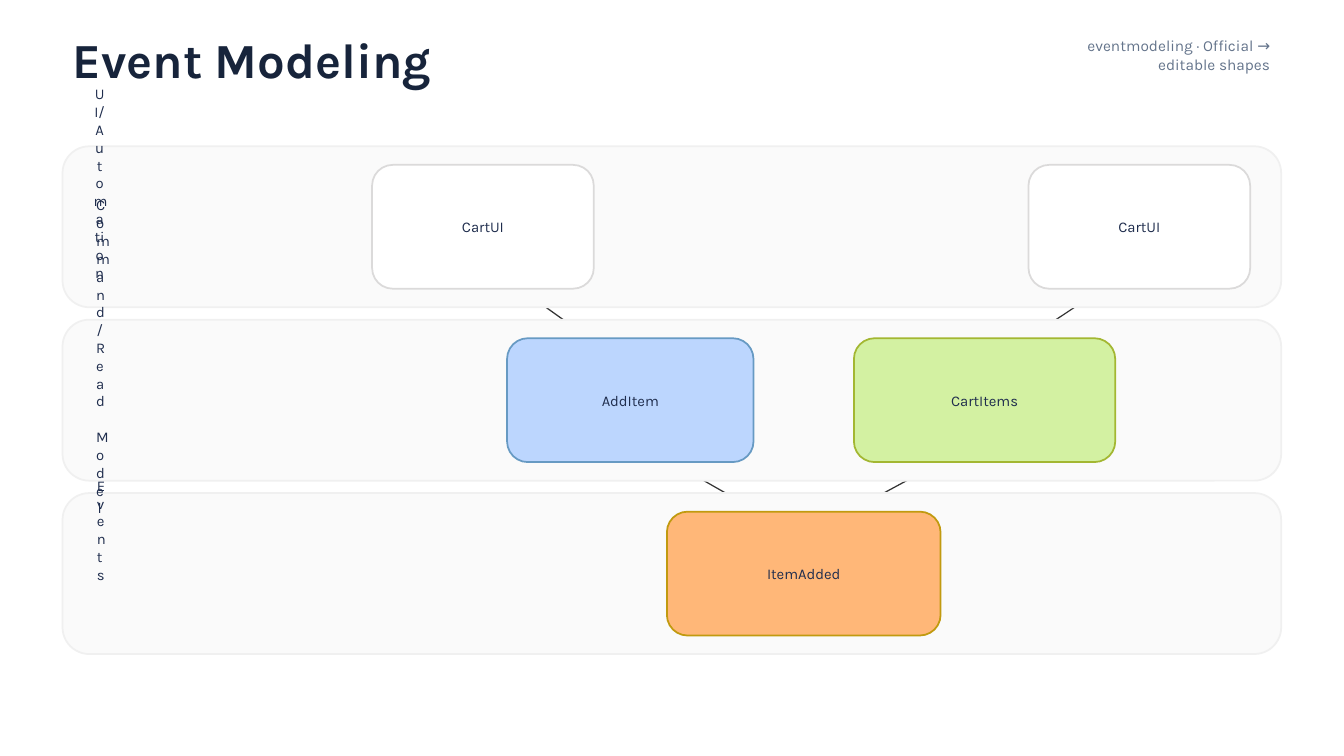
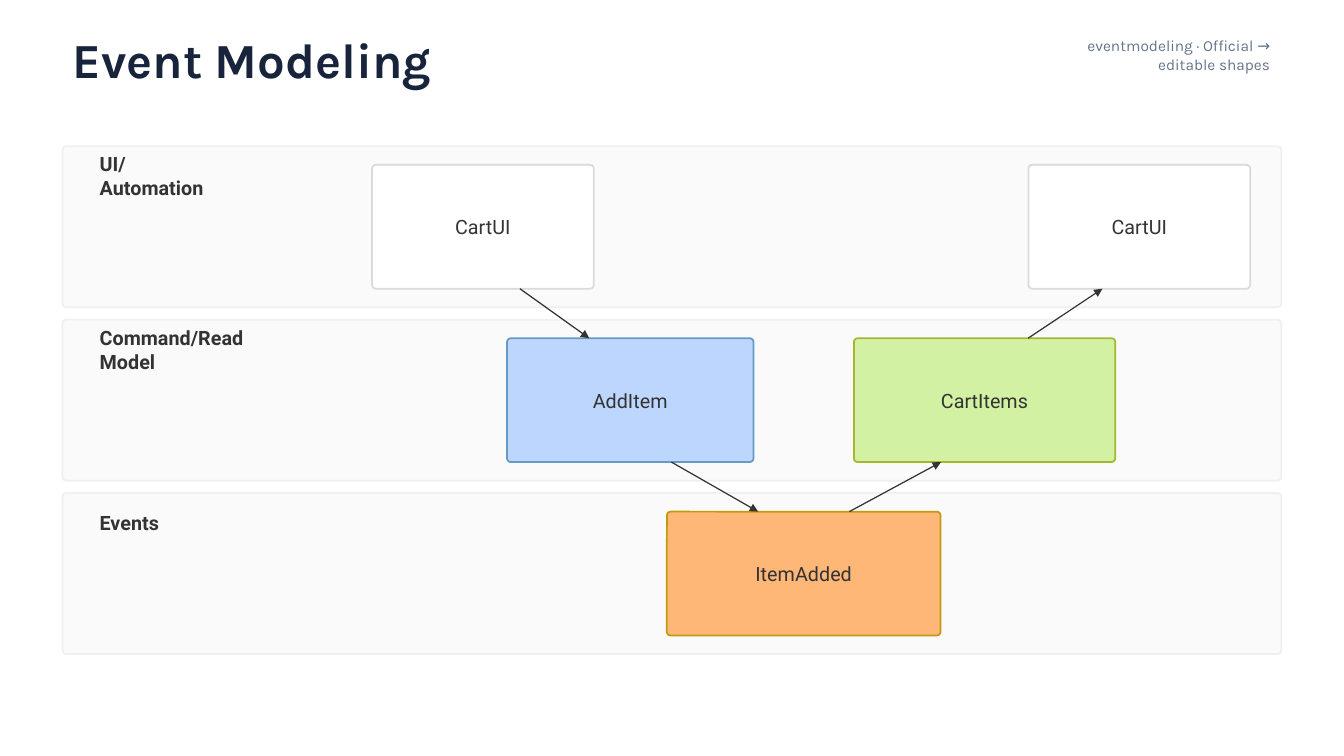
Before and after one commit to sci-gen/diagram-pptx, a slide deck: slide 24 of examples/mermaid-syntax/mermaid-11.16-gallery.pptx. Drawn at 1344x756 pixels with LibreOffice and Linux fonts; fonts in the diff are those of the drawing. Boxes give left, top, right and bottom in pixels: in the first picture for what was removed or moved away, otherwise in the second. Text is boxed around its words. In the diff, an @@ line names an element or a change of style, - is before the commit and + after.

```diff
--- a/examples/mermaid-syntax/mermaid-11.16-gallery.pptx
+++ b/examples/mermaid-syntax/mermaid-11.16-gallery.pptx
@@ text "UI/Automation": place and size @@
-text "UI/Automation" at (94,182,106,185)
+text "UI/Automation" at (100,157,204,195)
@@ proportions changed in 8 elements at (63,146,1281,308), (63,320,1281,481), (63,493,1281,654), (372,165,594,289), (507,339,754,463), (667,512,942,636), (854,339,1115,463), (1028,165,1250,289) @@
@@ size 10.6 to 14.2 pt, font Karla to Roboto, text colour #1F2D4D to #333333 in 5 elements at (455,220,510,234), (593,393,668,408), (755,566,851,581), (941,394,1028,408), (1112,220,1167,234) @@
@@ size 10.6 to 14.2 pt, font Karla to Roboto, text colour #1F2D4D to #333333, bold on; alignment centre to left in 3 elements at (100,516,159,530), (100,157,204,195), (100,330,244,369) @@
@@ text "Command/Read Model": place and size @@
-text "Command/Read Model" at (91,356,108,358)
+text "Command/Read Model" at (100,330,244,369)
@@ text "Events": place and size @@
-text "Events" at (97,529,103,531)
+text "Events" at (100,516,159,530)
```
Also in this commit, not shown: 26 other slides changed, 35 other files.
